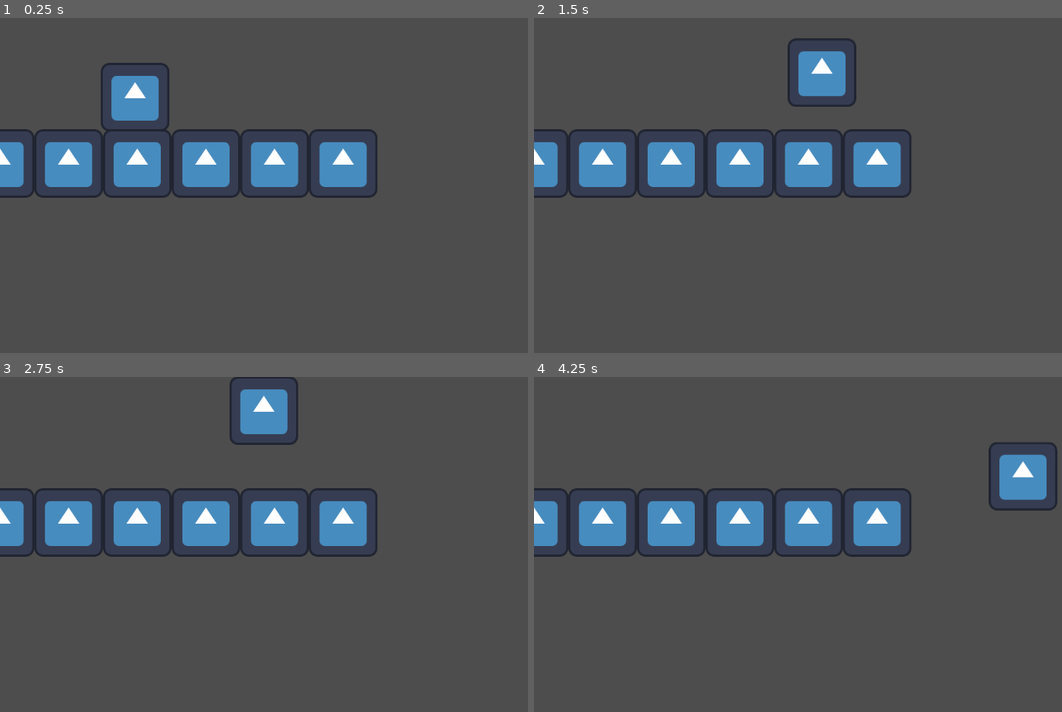
Above: before the commit, frames 1-4 (two rows, left to right).
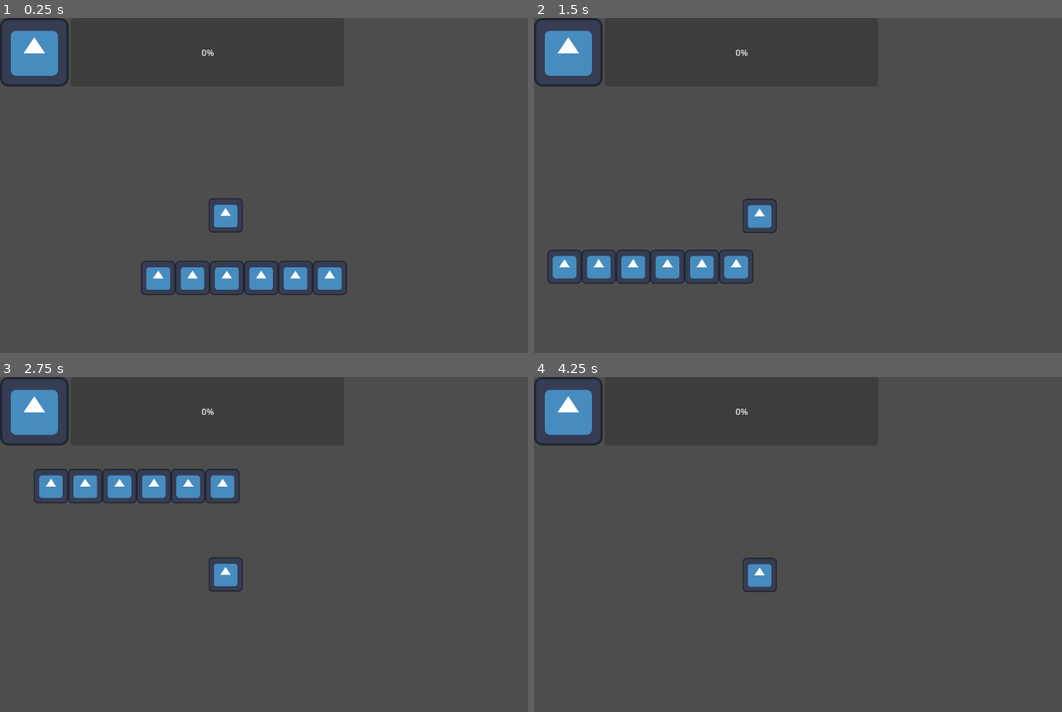
Above: after the commit, the same moments.

Repository: soligso-cpu/Bouncy-bithv
Game: Godot game, scene res://main.tscn
Same seed, same stepped clock (60 frames per second), same inputs: the game is played once before the commit and once after it. The engine's default icon, where the game draws it, is replaced by a stand-in: a white triangle on a blue panel in a dark square.
Inputs:
- Up to frame 1 (0.25 s): no input
- Up to frame 2 (1.5 s): tap Enter (ui_accept) at 0.5, 0.6 s; hold Right (Strafe Right) from 0.53 s (still down); tap Space (Jump) at 0.77, 0.8, 1.07, 1.35 s
- Up to frame 3 (2.75 s): tap Space (Jump) at 1.52, 1.82, 2.3 s; tap Enter (ui_accept) at 1.55, 2.1 s; release Right (Strafe Right) at 2.03 s; hold Left (Strafe Left) from 2.03 s (still down)
- Up to frame 4 (4.25 s): release Left (Strafe Left) at 2.78 s; hold Right (Strafe Right) from 2.78 s (still down); tap Enter (ui_accept) at 2.85 s; tap Space (Jump) at 3.02, 3.32, 3.6, 3.77, 4.07 s

The runs differ from the first frame. In frame 1, 14% of the frame differs, in the area x 0-72%, y 0-83%; in frame 2, 14%, in the area x 0-72%, y 0-80%; in frame 3, 14%; in frame 4, 12%.

Commit message:
did shit

Diff:
--- a/bouncy-game/canaduck.gd
+++ b/bouncy-game/canaduck.gd
@@ -1,25 +1,59 @@
 extends CharacterBody2D
 
 
-const SPEED = 300.0
-const JUMP_VELOCITY = -400.0
-
-
+const SPEED = 500.0
+var jump_velocity = -400.0
+var jump_strength = -20
+var charging_jump = false
+var overboard = false
+var bounce = true
 func _physics_process(delta: float) -> void:
+	if Globals.charging_jump == true and Globals.overboard == false:
+		Globals.jump_velocity += Globals.jump_strength
+		print(Globals.jump_velocity)
+		if Globals.jump_velocity <= -2000:
+			Globals.jump_velocity = 0
+			overboard = true
+			print("overborad")
 	# Add the gravity.
 	if not is_on_floor():
 		velocity += get_gravity() * delta
+	if is_on_floor() and bounce == true:
+		print(jump_velocity)
+		velocity.y = Globals.jump_velocity - 200
+		Globals.jump_velocity = Globals.jump_velocity/2
+		print(Globals.jump_velocity)
+
+		if Globals.jump_velocity >= -10:
+			bounce = false
+			Globals.jump_velocity = -400
+
+				#elif is_on_floor():
+		#bounce = true
+		#$BounceTimer.start()
+		#velocity += -get_gravity() * delta
+
 
 	# Handle jump.
-	if Input.is_action_just_pressed("ui_accept") and is_on_floor():
-		velocity.y = JUMP_VELOCITY
+	if Input.is_action_just_pressed("Jump") and is_on_floor():
+		Globals.charging_jump = true
+	if Input.is_action_just_released("Jump") and Globals.charging_jump == true:
+		Globals.charging_jump = false
+		bounce = true
+		velocity.y = Globals.jump_velocity
 
+		Globals.overboard = false
 	# Get the input direction and handle the movement/deceleration.
 	# As good practice, you should replace UI actions with custom gameplay actions.
-	var direction := Input.get_axis("ui_left", "ui_right")
+	var direction := Input.get_axis("Strafe Left", "Strafe Right")
+
 	if direction:
 		velocity.x = direction * SPEED
 	else:
 		velocity.x = move_toward(velocity.x, 0, SPEED)
 
 	move_and_slide()
+
+
+func _on_bounce_timer_timeout() -> void:
+	bounce = true
--- /dev/null
+++ b/bouncy-game/globals.gd
@@ -0,0 +1,14 @@
+extends Node
+var jump_velocity = -400.0
+var jump_strength = -50
+var charging_jump = false
+var overboard = false
+
+# Called when the node enters the scene tree for the first time.
+func _ready() -> void:
+	pass # Replace with function body.
+
+
+# Called every frame. 'delta' is the elapsed time since the previous frame.
+func _process(delta: float) -> void:
+	pass
--- a/bouncy-game/main.tscn
+++ b/bouncy-game/main.tscn
@@ -1,6 +1,7 @@
 [gd_scene format=4 uid="uid://cmmvlmwf40iwd"]
 
 [ext_resource type="Script" uid="uid://gwm1gdrxpehr" path="res://canaduck.gd" id="1_0xm2m"]
+[ext_resource type="PackedScene" uid="uid://d3f3xnxl4grdx" path="res://player_ui.tscn" id="1_h2yge"]
 [ext_resource type="Texture2D" uid="uid://ju22uoqma3k1" path="res://icon.svg" id="2_h2yge"]
 
 [sub_resource type="RectangleShape2D" id="RectangleShape2D_p6004"]
@@ -143,6 +144,8 @@
 
 [node name="main" type="Node" unique_id=1792452936]
 
+[node name="CanvasLayer" parent="." unique_id=838164623 instance=ExtResource("1_h2yge")]
+
 [node name="canaduck" type="CharacterBody2D" parent="." unique_id=1971350486]
 script = ExtResource("1_0xm2m")
 
@@ -154,6 +157,16 @@
 position = Vector2(252, 152)
 shape = SubResource("RectangleShape2D_p6004")
 
+[node name="BounceTimer" type="Timer" parent="canaduck" unique_id=1731971941]
+wait_time = 0.233
+one_shot = true
+
+[node name="Camera2D" type="Camera2D" parent="canaduck" unique_id=1884208427]
+position = Vector2(562, 59)
+zoom = Vector2(0.5, 0.5)
+
 [node name="TileMapLayer" type="TileMapLayer" parent="." unique_id=2068188889]
 tile_map_data = PackedByteArray("AAAMAA0AAAAAAAAAAAAMAA4AAAAAAAEAAAAMAA8AAAAAAAIAAAAMABAAAAAAAAMAAAAMABEAAAAAAAQAAAAMAB …(6064 unchanged characters)…
 tile_set = SubResource("TileSet_p6004")
+
+[connection signal="timeout" from="canaduck/BounceTimer" to="canaduck" method="_on_bounce_timer_timeout"]
--- /dev/null
+++ b/bouncy-game/player_ui.gd
@@ -0,0 +1,11 @@
+extends CanvasLayer
+
+
+# Called when the node enters the scene tree for the first time.
+func _ready() -> void:
+	pass
+
+
+# Called every frame. 'delta' is the elapsed time since the previous frame.
+func _process(delta: float) -> void:
+	$Control/HBoxContainer/ProgressBar.value = -Globals.jump_velocity
--- a/bouncy-game/player_ui.tscn
+++ b/bouncy-game/player_ui.tscn
@@ -1,11 +1,14 @@
 [gd_scene format=3 uid="uid://d3f3xnxl4grdx"]
 
+[ext_resource type="Script" uid="uid://dnplr2tkoupuf" path="res://player_ui.gd" id="1_5m0x8"]
 [ext_resource type="Texture2D" uid="uid://ju22uoqma3k1" path="res://icon.svg" id="1_lwipk"]
 
 [node name="CanvasLayer" type="CanvasLayer" unique_id=838164623]
+script = ExtResource("1_5m0x8")
 
 [node name="Control" type="Control" parent="." unique_id=1471376675]
 layout_mode = 3
+anchors_preset = 15
 anchor_right = 1.0
 anchor_bottom = 1.0
 offset_right = 4.0
@@ -28,3 +31,6 @@
 layout_mode = 2
 size_flags_horizontal = 3
 size_flags_vertical = 1
+min_value = 400.0
+max_value = 1900.0
+value = 400.0
--- a/bouncy-game/project.godot
+++ b/bouncy-game/project.godot
@@ -12,8 +12,12 @@
 
 config/name="Bouncy Game"
 run/main_scene="res://main.tscn"
-config/features=PackedStringArray("4.7", "Forward Plus")
+config/features=PackedStringArray("4.6", "Forward Plus")
 config/icon="res://icon.svg"
+
+[autoload]
+
+Globals="*uid://74x0k1wc0aq0"
 
 [input]
 
@@ -32,6 +36,10 @@
 "events": [Object(InputEventKey,"resource_local_to_scene":false,"resource_name":"","device":-1,"window_id":0,"alt_press …(195 unchanged characters)…
 ]
 }
+left={
+"deadzone": 0.2,
+"events": []
+}
 
 [physics]
 
@@ -39,4 +47,6 @@
 
 [rendering]
 
+textures/canvas_textures/default_texture_filter=0
 rendering_device/driver.windows="d3d12"
+2d/snap/snap_2d_transforms_to_pixel=true
Not shown, added: bouncy-game/globals.gd.uid
Not shown, added: bouncy-game/player_ui.gd.uid
Not shown, added: bouncy-game/main.tscn3995103815.tmp
